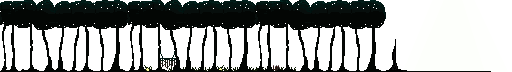
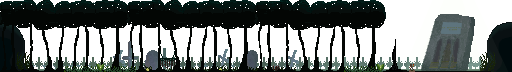
Layered file, before and after one edit (512×72). Changes by layer:
showed "Mainlayer front" over [64, 64, 415, 72]
showed group "Layer Group" (12 layers) over [0, 14, 512, 72]
